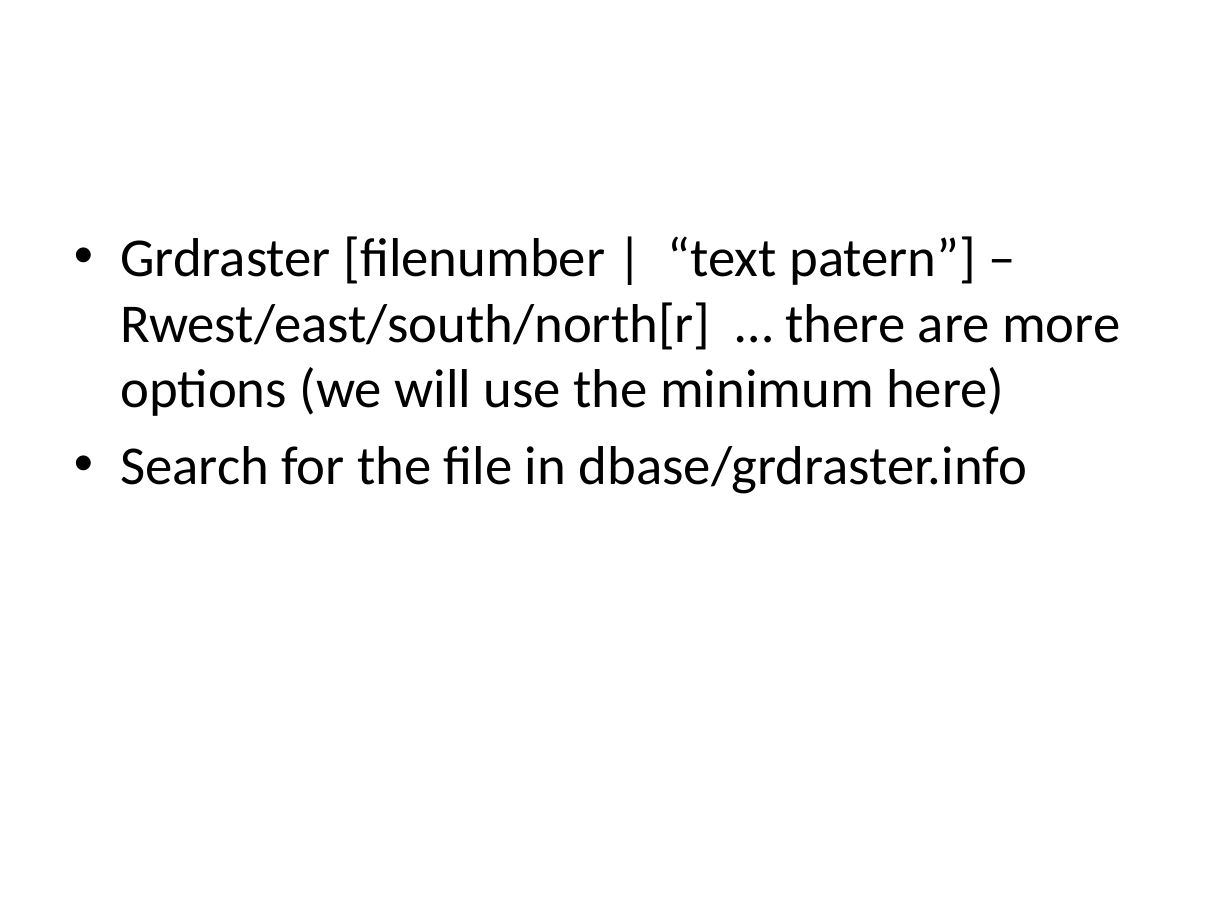
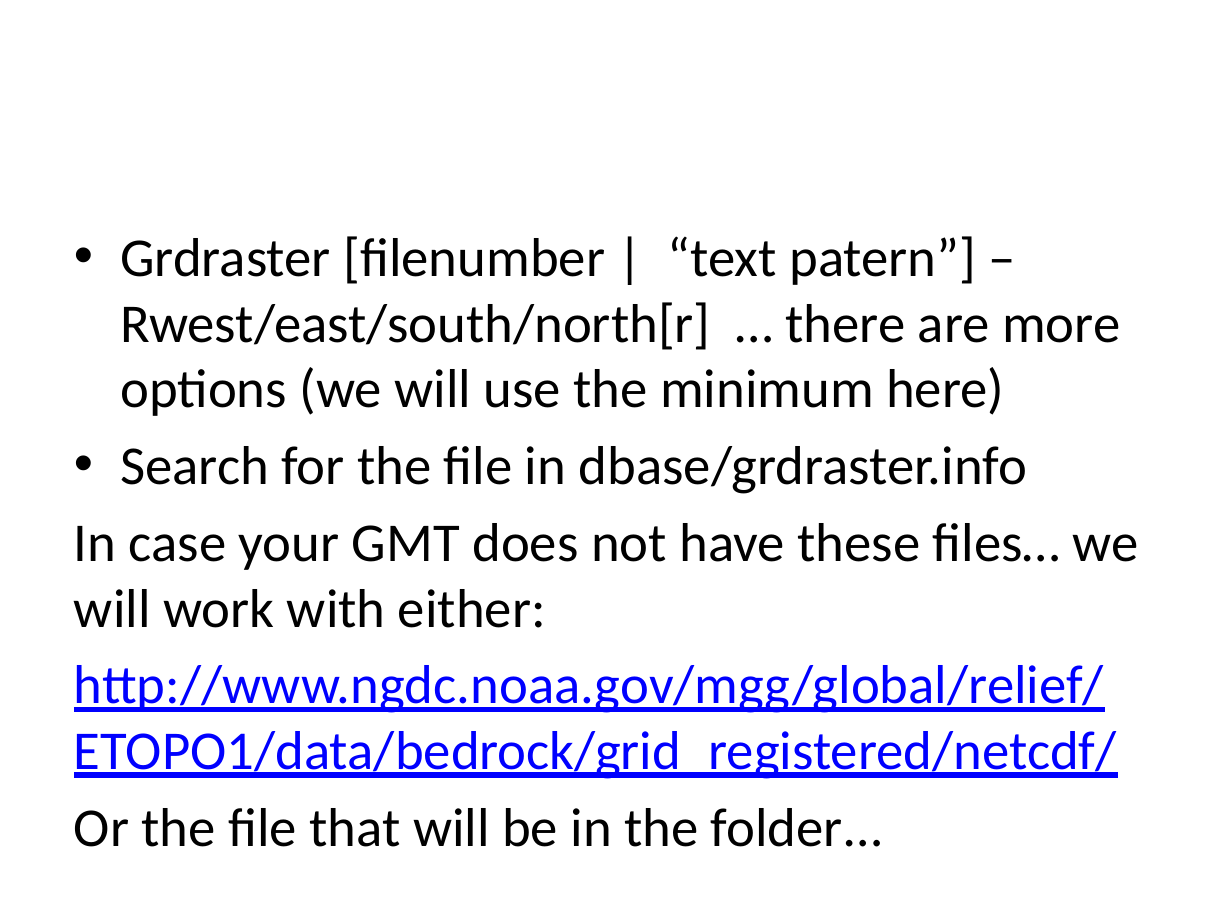
Before and after one commit to jconvers/GMT-class, a slide deck: slide 2 of class_3/grids.pptx. Drawn at 1232x924 pixels with LibreOffice and Linux fonts; fonts in the diff are those of the drawing. Boxes give left, top, right and bottom in pixels: in the first picture for what was removed or moved away, otherwise in the second. Text is boxed around its words. In the diff, an @@ line names an element or a change of style, - is before the commit and + after.

Commit message:
added the result grid file and modified presentation and scripts

```diff
--- a/class_3/grids.pptx
+++ b/class_3/grids.pptx
@@ text at <box>74,523,1139,847</box>: paragraphs added @@
+In case your GMT does not have these files… we will work with either:
+http://www.ngdc.noaa.gov/mgg/global/relief/ETOPO1/data/bedrock/grid_registered/netcdf/
+Or the file that will be in the folder…
```
Also in this commit, not shown: 3 slides added, 1 slide removed, 3 other files.
